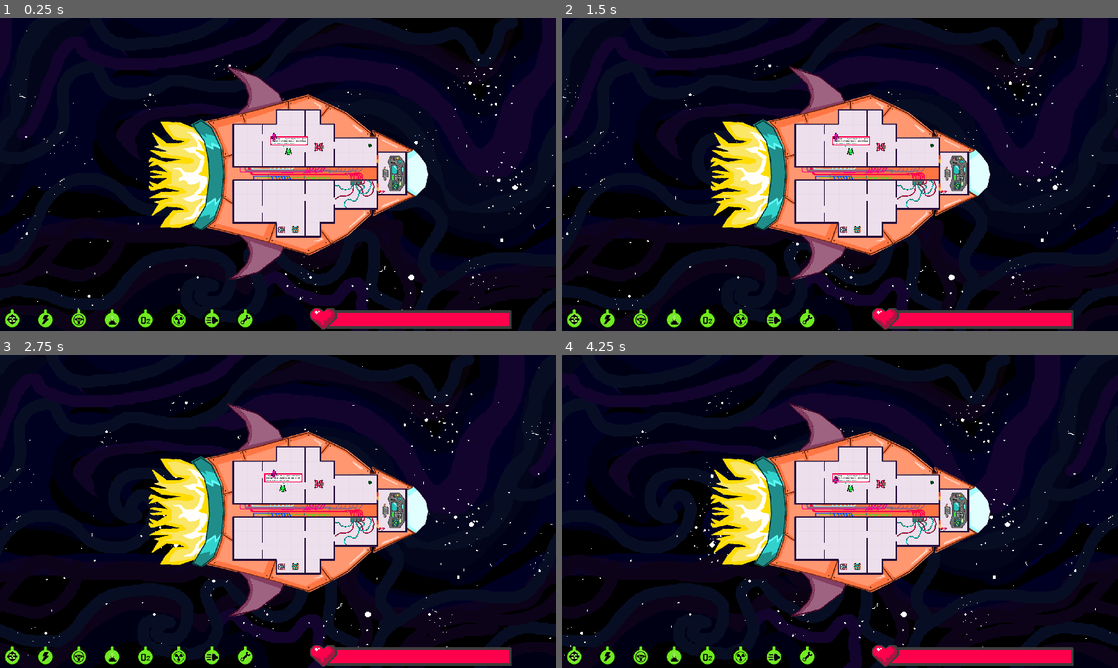
Above: before the commit, frames 1-4 (two rows, left to right).
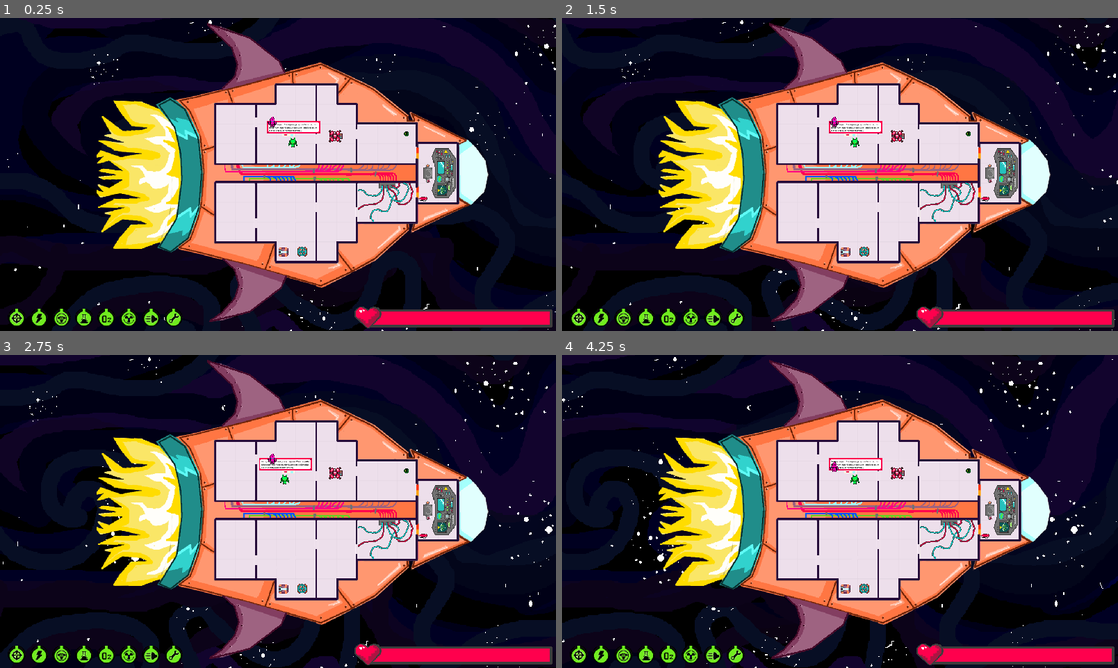
Above: after the commit, the same moments.

Repository: feargrinn/cyberiada2024
Game: Godot game, scene res://scenes/key_scenes/game.tscn
Two runs of this game, one before a commit and one after it. Both use one fixed random seed, a clock stepped at 60 frames per second and the inputs below.
Inputs:
- Up to frame 1 (0.25 s): no input
- Up to frame 2 (1.5 s): tap Enter (interact_B) at 0.5 s; tap S (A_dol) at 0.6 s; tap W (A_gora) at 1.35 s
- Up to frame 3 (2.75 s): tap A (A_lewo) at 2.1 s
- Up to frame 4 (4.25 s): tap D (A_prawo) at 2.85 s; tap Down (B_dol) at 3.6 s

The runs differ from the first frame. In frame 1, 45% of the frame differs, in the area x 0-100%, y 0-100%; in frame 2, 45%; in frame 3, 45%; in frame 4, 45%.

Commit message:
camera and gui zoom

Diff:
--- a/scenes/key_scenes/game.tscn
+++ b/scenes/key_scenes/game.tscn
@@ -31,10 +31,6 @@
 [ext_resource type="Texture2D" uid="uid://bfp71nnbeoe54" path="res://textures/pasek_zycia3.png" id="25_at555"]
 [ext_resource type="Texture2D" uid="uid://75nqcal7il3d" path="res://textures/kabele.png" id="27_3apdw"]
 [ext_resource type="Script" path="res://scenes/key_scenes/kabele.gd" id="28_yrode"]
-
-[sub_resource type="Theme" id="Theme_uob01"]
-resource_name = "default_theme"
-default_font = ExtResource("1_orwdl")
 
 [sub_resource type="TileSetAtlasSource" id="TileSetAtlasSource_2upoi"]
 texture = ExtResource("4_cmho3")
@@ -125,20 +121,15 @@
 "speed": 5.0
 }]
 
-[node name="gui" type="MarginContainer"]
-anchors_preset = 15
-anchor_right = 1.0
-anchor_bottom = 1.0
-grow_horizontal = 2
-grow_vertical = 2
-theme = SubResource("Theme_uob01")
-metadata/_edit_lock_ = true
-
-[node name="game" type="Node2D" parent="."]
+[sub_resource type="Theme" id="Theme_uob01"]
+resource_name = "default_theme"
+default_font = ExtResource("1_orwdl")
+
+[node name="game" type="Node2D"]
 script = ExtResource("1_mhe3d")
 metadata/_edit_lock_ = true
 
-[node name="ShipRef" type="TextureRect" parent="game"]
+[node name="ShipRef" type="TextureRect" parent="."]
 visible = false
 modulate = Color(1, 1, 1, 0.466667)
 offset_left = 426.0
@@ -147,207 +138,229 @@
 offset_bottom = 938.0
 texture = ExtResource("11_dk6ki")
 
-[node name="ColorRectUsefulForTilemapPainting" type="ColorRect" parent="game"]
+[node name="ColorRectUsefulForTilemapPainting" type="ColorRect" parent="."]
 visible = false
 modulate = Color(1, 1, 1, 0.654902)
 offset_right = 1932.0
 offset_bottom = 1086.0
 
-[node name="Ship1" type="Sprite2D" parent="game"]
+[node name="Ship1" type="Sprite2D" parent="."]
 position = Vector2(998, 534)
 scale = Vector2(0.99, 0.99)
 texture = ExtResource("4_1nbvs")
 metadata/_edit_lock_ = true
 
-[node name="Parallax2D" type="Parallax2D" parent="game"]
+[node name="Parallax2D" type="Parallax2D" parent="."]
 repeat_size = Vector2(1920, 0)
 autoscroll = Vector2(-60, 0)
 metadata/_edit_lock_ = true
 
-[node name="TextureRect" type="TextureRect" parent="game/Parallax2D"]
+[node name="TextureRect" type="TextureRect" parent="Parallax2D"]
 z_index = -1
 offset_right = 1920.0
 offset_bottom = 1080.0
 texture = ExtResource("1_0hcai")
 metadata/_edit_lock_ = true
 
-[node name="TileMapLayer" type="TileMapLayer" parent="game"]
+[node name="TileMapLayer" type="TileMapLayer" parent="."]
 tile_map_data = PackedByteArray("AAAtABQAAQAMAAIAAAAtABUAAQAMAAIAAAAtABYAAQAMAAIAAAAtABcAAQAMAAIAAAAtABgAAQAMAAIAAAAtAB …(18288 unchanged characters)…
 tile_set = SubResource("TileSet_sr5mr")
 
-[node name="wrench" parent="game" groups=["interactable"] instance=ExtResource("6_hnola")]
+[node name="wrench" parent="." groups=["interactable"] instance=ExtResource("6_hnola")]
 position = Vector2(973, 731)
 
-[node name="valve" parent="game" instance=ExtResource("9_e188o")]
+[node name="valve" parent="." instance=ExtResource("9_e188o")]
 position = Vector2(1020, 730)
 
-[node name="extinguisher" parent="game" instance=ExtResource("11_tvbxs")]
+[node name="extinguisher" parent="." instance=ExtResource("11_tvbxs")]
 position = Vector2(1316, 601)
 
-[node name="AudioStreamPlayer" type="AudioStreamPlayer" parent="game"]
+[node name="AudioStreamPlayer" type="AudioStreamPlayer" parent="."]
 stream = ExtResource("8_hkgy1")
 volume_db = -15.0
 bus = &"Music"
 parameters/looping = true
 
-[node name="OxygenFixer" parent="game" instance=ExtResource("11_njxq5")]
+[node name="OxygenFixer" parent="." instance=ExtResource("11_njxq5")]
 position = Vector2(1277, 440)
 
-[node name="Area2D3" type="StaticBody2D" parent="game"]
-
-[node name="ConsolKokpit" type="Sprite2D" parent="game/Area2D3"]
+[node name="Area2D3" type="StaticBody2D" parent="."]
+
+[node name="ConsolKokpit" type="Sprite2D" parent="Area2D3"]
 position = Vector2(1359, 537)
 rotation = 1.5708
 texture = ExtResource("14_iqsbj")
 
-[node name="CollisionPolygon2D" type="CollisionPolygon2D" parent="game/Area2D3"]
+[node name="CollisionPolygon2D" type="CollisionPolygon2D" parent="Area2D3"]
 position = Vector2(1359, 537)
 rotation = 1.5708
 polygon = PackedVector2Array(61.5, -26.5, 45.5, -38.1, 45.5, -40, -41.5, -40, -61.5, -26.5, -61.5, 16.1, -45.5, 22.3, -45.5, 24.6, -14.5, 16.5, 16.2, 16, 40.2, 24, 44, 24, 60, 16, 61.5, 16)
 
-[node name="Area2D2" type="StaticBody2D" parent="game"]
-
-[node name="Reaktor" type="Sprite2D" parent="game/Area2D2"]
+[node name="Area2D2" type="StaticBody2D" parent="."]
+
+[node name="Reaktor" type="Sprite2D" parent="Area2D2"]
 position = Vector2(1102, 446)
 texture = ExtResource("15_pwgwn")
 
-[node name="CollisionPolygon2D" type="CollisionPolygon2D" parent="game/Area2D2"]
+[node name="CollisionPolygon2D" type="CollisionPolygon2D" parent="Area2D2"]
 position = Vector2(1102, 446)
 polygon = PackedVector2Array(-17.5, 16, -5.2, 16, -3.5, 15.7, -1.2, 16, 15.9, 16, 16.6, 15, 17.5, 15, 17.5, -11, 16.5, -11, 16.5, -16, -17.5, -16)
 
-[node name="Area2D" type="StaticBody2D" parent="game"]
-
-[node name="TableLab" type="Sprite2D" parent="game/Area2D"]
+[node name="Area2D" type="StaticBody2D" parent="."]
+
+[node name="TableLab" type="Sprite2D" parent="Area2D"]
 position = Vector2(986, 439)
 texture = ExtResource("16_eqj1l")
 
-[node name="CollisionPolygon2D" type="CollisionPolygon2D" parent="game/Area2D"]
+[node name="CollisionPolygon2D" type="CollisionPolygon2D" parent="Area2D"]
 position = Vector2(986, 439)
 polygon = PackedVector2Array(-16, 7.5, -16, -7.5, 16, -7.5, 16, 7.5)
 
-[node name="kable" type="Area2D" parent="game" groups=["interactable"]]
+[node name="kable" type="Area2D" parent="." groups=["interactable"]]
 position = Vector2(1229, 608)
 rotation = -3.14159
 script = ExtResource("28_yrode")
 
-[node name="Kabele" type="AnimatedSprite2D" parent="game/kable"]
+[node name="Kabele" type="AnimatedSprite2D" parent="kable"]
 z_index = 1
 sprite_frames = SubResource("SpriteFrames_q4mcq")
 animation = &"non-vroke"
 flip_h = true
 
-[node name="CollisionShape2D" type="CollisionShape2D" parent="game/kable"]
+[node name="CollisionShape2D" type="CollisionShape2D" parent="kable"]
 position = Vector2(-49.5, 23)
 scale = Vector2(100, 107.979)
 shape = SubResource("RectangleShape2D_e0wth")
 
-[node name="characterA" parent="game" instance=ExtResource("3_l4nfy")]
+[node name="characterA" parent="." instance=ExtResource("3_l4nfy")]
 position = Vector2(997, 447)
 script = ExtResource("4_y8s4w")
 
-[node name="characterB" parent="game" instance=ExtResource("5_uwlxt")]
+[node name="characterB" parent="." instance=ExtResource("5_uwlxt")]
 position = Vector2(946, 407)
 
-[node name="ogien" type="Area2D" parent="game" groups=["interactable"]]
+[node name="ogien" type="Area2D" parent="." groups=["interactable"]]
 position = Vector2(1229, 608)
 rotation = -3.14159
 script = ExtResource("21_feknf")
 
-[node name="CollisionShape2D" type="CollisionShape2D" parent="game/ogien"]
+[node name="CollisionShape2D" type="CollisionShape2D" parent="ogien"]
 position = Vector2(-49.5, 23)
 scale = Vector2(100, 107.979)
 shape = SubResource("RectangleShape2D_e0wth")
 
-[node name="ogin" type="AnimatedSprite2D" parent="game/ogien"]
+[node name="ogin" type="AnimatedSprite2D" parent="ogien"]
 position = Vector2(247.001, 263.999)
 sprite_frames = SubResource("SpriteFrames_7wbly")
 animation = &"nie pali"
 flip_v = true
 
-[node name="MarginContainer" type="MarginContainer" parent="."]
+[node name="gui" type="MarginContainer" parent="."]
+anchors_preset = 15
+anchor_right = 1.0
+anchor_bottom = 1.0
+offset_left = 286.395
+offset_top = 147.0
+offset_right = 2403.4
+offset_bottom = 1254.0
+grow_horizontal = 2
+grow_vertical = 2
+scale = Vector2(0.7, 0.7)
+theme = SubResource("Theme_uob01")
+
+[node name="MarginContainer" type="MarginContainer" parent="gui"]
 layout_mode = 2
 theme_override_constants/margin_left = 42
 theme_override_constants/margin_top = 42
 theme_override_constants/margin_right = 42
 theme_override_constants/margin_bottom = 42
-metadata/_edit_lock_ = true
-
-[node name="HBoxContainer" type="HBoxContainer" parent="MarginContainer"]
+
+[node name="HBoxContainer" type="HBoxContainer" parent="gui/MarginContainer"]
 layout_mode = 2
 size_flags_vertical = 8
 
-[node name="HBoxContainer" type="HBoxContainer" parent="MarginContainer/HBoxContainer"]
+[node name="HBoxContainer" type="HBoxContainer" parent="gui/MarginContainer/HBoxContainer"]
 layout_mode = 2
 size_flags_horizontal = 3
 size_flags_vertical = 8
 
-[node name="cisnienie" type="Control" parent="MarginContainer/HBoxContainer/HBoxContainer"]
-layout_mode = 2
-size_flags_horizontal = 3
-
-[node name="Sprite2D" type="Sprite2D" parent="MarginContainer/HBoxContainer/HBoxContainer/cisnienie"]
+[node name="cisnienie" type="Control" parent="gui/MarginContainer/HBoxContainer/HBoxContainer"]
+layout_mode = 2
+size_flags_horizontal = 3
+
+[node name="Sprite2D" type="Sprite2D" parent="gui/MarginContainer/HBoxContainer/HBoxContainer/cisnienie"]
 texture = ExtResource("13_tejoq")
 
-[node name="energia" type="Control" parent="MarginContainer/HBoxContainer/HBoxContainer"]
-layout_mode = 2
-size_flags_horizontal = 3
-
-[node name="Sprite2D" type="Sprite2D" parent="MarginContainer/HBoxContainer/HBoxContainer/energia"]
+[node name="energia" type="Control" parent="gui/MarginContainer/HBoxContainer/HBoxContainer"]
+layout_mode = 2
+size_flags_horizontal = 3
+
+[node name="Sprite2D" type="Sprite2D" parent="gui/MarginContainer/HBoxContainer/HBoxContainer/energia"]
 texture = ExtResource("14_vuio4")
 
-[node name="kokpit" type="Control" parent="MarginContainer/HBoxContainer/HBoxContainer"]
-layout_mode = 2
-size_flags_horizontal = 3
-
-[node name="Sprite2D" type="Sprite2D" parent="MarginContainer/HBoxContainer/HBoxContainer/kokpit"]
+[node name="kokpit" type="Control" parent="gui/MarginContainer/HBoxContainer/HBoxContainer"]
+layout_mode = 2
+size_flags_horizontal = 3
+
+[node name="Sprite2D" type="Sprite2D" parent="gui/MarginContainer/HBoxContainer/HBoxContainer/kokpit"]
 texture = ExtResource("15_wf0lg")
 
-[node name="lab" type="Control" parent="MarginContainer/HBoxContainer/HBoxContainer"]
-layout_mode = 2
-size_flags_horizontal = 3
-
-[node name="Sprite2D" type="Sprite2D" parent="MarginContainer/HBoxContainer/HBoxContainer/lab"]
+[node name="lab" type="Control" parent="gui/MarginContainer/HBoxContainer/HBoxContainer"]
+layout_mode = 2
+size_flags_horizontal = 3
+
+[node name="Sprite2D" type="Sprite2D" parent="gui/MarginContainer/HBoxContainer/HBoxContainer/lab"]
 texture = ExtResource("16_63hdj")
 
-[node name="o2" type="Control" parent="MarginContainer/HBoxContainer/HBoxContainer"]
-layout_mode = 2
-size_flags_horizontal = 3
-
-[node name="Sprite2D" type="Sprite2D" parent="MarginContainer/HBoxContainer/HBoxContainer/o2"]
+[node name="o2" type="Control" parent="gui/MarginContainer/HBoxContainer/HBoxContainer"]
+layout_mode = 2
+size_flags_horizontal = 3
+
+[node name="Sprite2D" type="Sprite2D" parent="gui/MarginContainer/HBoxContainer/HBoxContainer/o2"]
 texture = ExtResource("17_pxd5n")
 
-[node name="reaktor" type="Control" parent="MarginContainer/HBoxContainer/HBoxContainer"]
-layout_mode = 2
-size_flags_horizontal = 3
-
-[node name="Sprite2D" type="Sprite2D" parent="MarginContainer/HBoxContainer/HBoxContainer/reaktor"]
+[node name="reaktor" type="Control" parent="gui/MarginContainer/HBoxContainer/HBoxContainer"]
+layout_mode = 2
+size_flags_horizontal = 3
+
+[node name="Sprite2D" type="Sprite2D" parent="gui/MarginContainer/HBoxContainer/HBoxContainer/reaktor"]
 texture = ExtResource("18_0hldj")
 
-[node name="silnik" type="Control" parent="MarginContainer/HBoxContainer/HBoxContainer"]
-layout_mode = 2
-size_flags_horizontal = 3
-
-[node name="Sprite2D" type="Sprite2D" parent="MarginContainer/HBoxContainer/HBoxContainer/silnik"]
+[node name="silnik" type="Control" parent="gui/MarginContainer/HBoxContainer/HBoxContainer"]
+layout_mode = 2
+size_flags_horizontal = 3
+
+[node name="Sprite2D" type="Sprite2D" parent="gui/MarginContainer/HBoxContainer/HBoxContainer/silnik"]
 texture = ExtResource("19_1n7c5")
 
-[node name="workshop" type="Control" parent="MarginContainer/HBoxContainer/HBoxContainer"]
-layout_mode = 2
-size_flags_horizontal = 3
-
-[node name="Sprite2D" type="Sprite2D" parent="MarginContainer/HBoxContainer/HBoxContainer/workshop"]
+[node name="workshop" type="Control" parent="gui/MarginContainer/HBoxContainer/HBoxContainer"]
+layout_mode = 2
+size_flags_horizontal = 3
+
+[node name="Sprite2D" type="Sprite2D" parent="gui/MarginContainer/HBoxContainer/HBoxContainer/workshop"]
 texture = ExtResource("20_pm5kd")
 
-[node name="Control" type="Control" parent="MarginContainer/HBoxContainer"]
+[node name="Control2" type="HBoxContainer" parent="gui/MarginContainer/HBoxContainer"]
+layout_mode = 2
+size_flags_horizontal = 3
+size_flags_stretch_ratio = 1.22
+
+[node name="Control" type="Control" parent="gui/MarginContainer/HBoxContainer"]
 layout_mode = 2
 size_flags_horizontal = 6
 
-[node name="Sprite2D" type="Sprite2D" parent="MarginContainer/HBoxContainer/Control"]
+[node name="Sprite2D" type="Sprite2D" parent="gui/MarginContainer/HBoxContainer/Control"]
+position = Vector2(-177.81, 0)
 texture = ExtResource("25_at555")
 
-[node name="ColorRect" type="ColorRect" parent="MarginContainer/HBoxContainer/Control/Sprite2D"]
+[node name="ColorRect" type="ColorRect" parent="gui/MarginContainer/HBoxContainer/Control/Sprite2D"]
 z_index = -1
 offset_left = -302.0
 offset_top = -25.0
 offset_right = 343.0
 offset_bottom = 28.0
 color = Color(1, 0, 0.301961, 1)
+
+[node name="Camera2D" type="Camera2D" parent="."]
+offset = Vector2(960, 540)
+zoom = Vector2(1.4, 1.4)
--- a/scripts/game.gd
+++ b/scripts/game.gd
@@ -22,10 +22,10 @@
 func _process(_delta: float) -> void:
 	if Input.is_action_just_released("ui_cancel"):
 		get_tree().change_scene_to_file("res://scenes/key_scenes/main_menu.tscn")
-	for a in $"../MarginContainer/HBoxContainer/HBoxContainer".get_children():
+	for a in $"gui/MarginContainer/HBoxContainer/HBoxContainer".get_children():
 		var b = a.name
 		#print(b,'is the thing im tryna print ',Globals.get(b))
-		var teksturka_loc = "../MarginContainer/HBoxContainer/HBoxContainer/"+b+"/Sprite2D"
+		var teksturka_loc = "gui/MarginContainer/HBoxContainer/HBoxContainer/"+b+"/Sprite2D"
 		if Globals.get(b) > 66:
 			if Globals.get(b) > 100:
 				Globals.set(b, 100)
@@ -68,7 +68,7 @@
 	Globals.urgency += 0.01
 	#Globals.o2 -= 0.05
 	#print(Globals.o2)
-	$"../MarginContainer/HBoxContainer/Control/Sprite2D/ColorRect".size.x = 645 * Globals.overall_health/100
+	$"gui/MarginContainer/HBoxContainer/Control/Sprite2D/ColorRect".size.x = 645 * Globals.overall_health/100
 	if Globals.overall_health <= 0:
 		lose('zycie')
 
--- a/scripts/oxygen_fixer.gd
+++ b/scripts/oxygen_fixer.gd
@@ -9,7 +9,7 @@
 	add_child(timer)
 	timer.start(default_time)
 	timer.start()
-	timer.connect("timeout", get_tree().root.get_node("gui/game").lose.bind("Oxygen Timeout :("))
+	timer.connect("timeout", get_tree().root.get_node("game").lose.bind("Oxygen Timeout :("))
 
 func interact(_who_interacted : Node2D):
 	timer.stop()
Not shown: 1 places in scenes/key_scenes/game.tscn that only renumber resources
